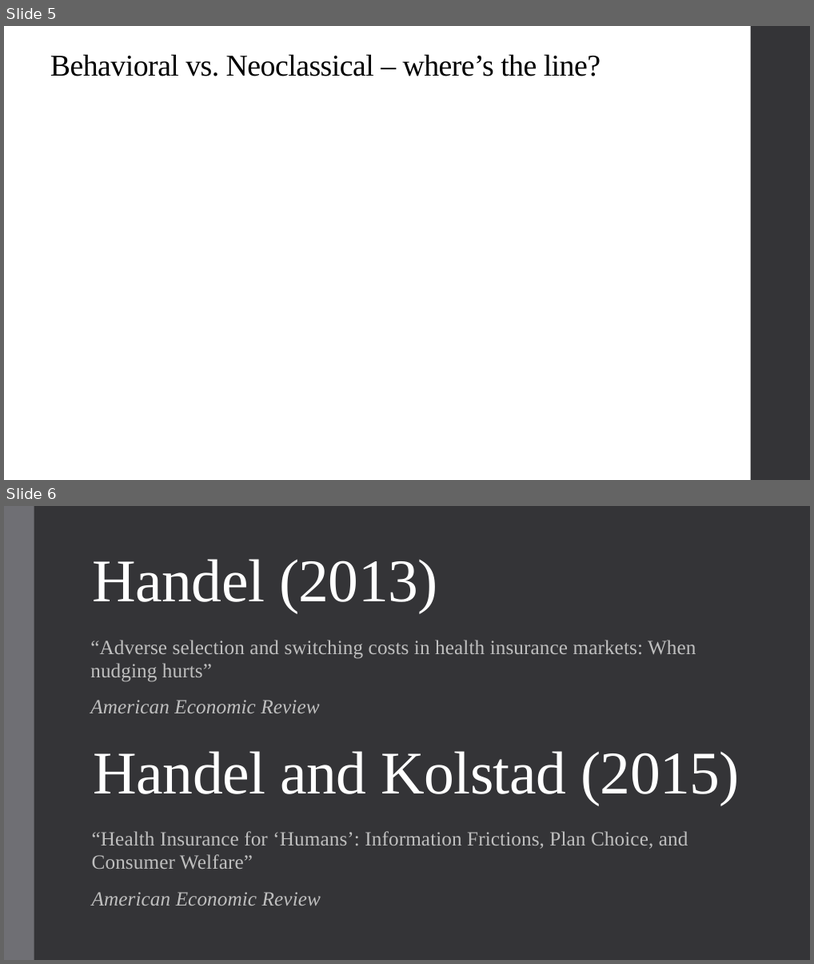
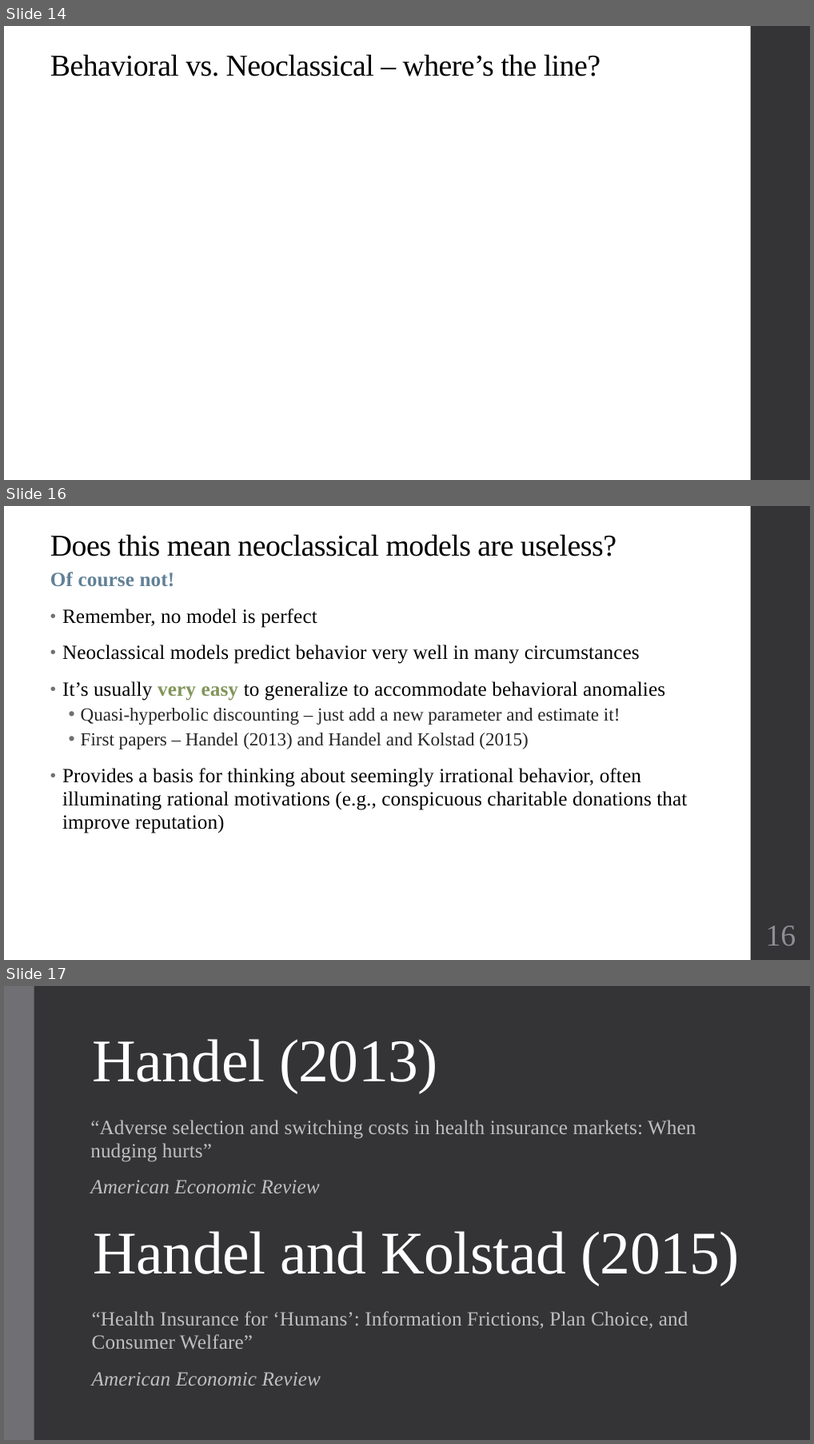
Before and after one commit to alex-hoagland/HAD6750H, a slide deck: Lecture10_BehavioralHealthEcon1/L10Slides_BehavioralHealth_2023W.pptx. Shown one above the other, each under a label of ours: slides 5 and 6 before the commit, slides 14, 16 and 17 after it; the slides between them are not shown. The pictures are 814x964 and 814x1444 pixels, drawn with LibreOffice and Linux fonts; fonts in the diff are those of the drawing; background and template pictures are left out. Boxes give left, top, right and bottom in pixels: in the first picture for what was removed or moved away, otherwise in the second. Text is boxed around its words. In the diff, an @@ line names an element or a change of style, - is before the commit and + after.

```diff
--- a/Lecture10_BehavioralHealthEcon1/L10Slides_BehavioralHealth_2023W.pptx
+++ b/Lecture10_BehavioralHealthEcon1/L10Slides_BehavioralHealth_2023W.pptx
@@ slide 16 added at (x1=4, y1=506, x2=810, y2=960), background #FFFFFF; not listed: 1 template element that a slide beside it also shows @@
@@ text added at (x1=50, y1=534, x2=617, y2=556), 36 pt, text #000000 @@
+Does this mean neoclassical models are useless?
@@ text added at (x1=50, y1=572, x2=687, y2=833), 24 pt, text #000000 @@
+Of course not!
+• Remember, no model is perfect
+• Neoclassical models predict behavior very well in many circumstances
+• It’s usually very easy to generalize to accommodate behavioral anomalies
+  • Quasi-hyperbolic discounting – just add a new parameter and estimate it!
+  • First papers – Handel (2013) and Handel and Kolstad (2015)
+• Provides a basis for thinking about seemingly irrational behavior, often illuminating rational motivations (e.g., conspicuous charitable donations that improve reputation)
@@ page number added at (x1=766, y1=925, x2=797, y2=945), 36 pt, text #8E8E94 @@
+16
@@ what was slide 5 is now slide 14 @@
@@ what was slide 6 is now slide 17 @@
```
Also in this commit, not shown: 4 slides changed, 28 other slides added, 2 slides removed, 1 other file.
